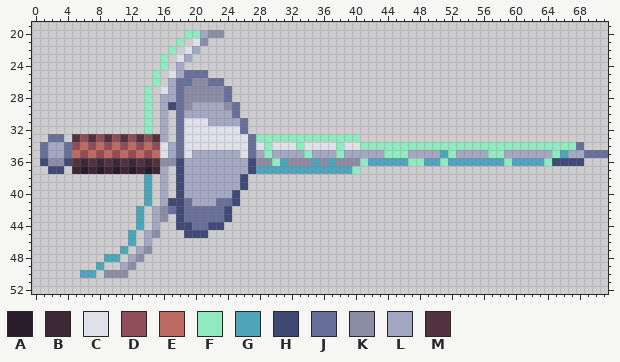
A sprite sheet gets an edit: Items/DLSE_MagicEpee.png. Above: the version before the commit.
The file is 72x72 pixels. Shown: x 0..71, y 19..52.
Palette (. is transparent): A #291d2b  B #3d2936  C #dfe0e8  D #8f4d57  E #bd6a62  F #92e8c0  G #4fa4b8  H #404973  J #686f99  K #8a8da3  L #a3a7c2  M #52333f
Pixels before (only the part around the change), first column x 10:
19 .........................
20 .........FFLKK...........
21 ........F.CK.............
22 .......F.CL..............
23 ......F.CL...............
24 ......F.L................
25 .....F.CLJJJ.............
26 .....F.LJJKKJJ...........
27 ....F.CLJKKKKKJ..........
28 ....F.LLJKKKKKJ..........
29 ....F.LHJKLLLLKJ.........
30 ....F.L.JLLLLLLJ.........
31 ....F.L.JCCCLLLLJ........
32 ....F.L.JCCCCCCCJ........
33 DMDMDML.JCCCCCCCCJFFFFFFF
34 EDEDEDCLJCCCCCCCCJCFCCCFC
35 DEDEDECLJCLLLLLLCJLFLLLLF
36 BMBMBMKKHLLLLLLLLHKKFGKKK
37 ABABABL.HLLLLLLLLHGGGGGGG
38 ....G.L.HLLLLLLLH........
39 ....G.L.HLLLLLLLH........
40 ....G.L.HLLLLLLH.........
41 ....G.LHHJLLLJJH.........
42 ...G.LKJHJJJJJH..........
43 ...G.LK.HJJJJJH..........
44 ...G.L..HHJJHH...........
45 ..G.LK...HHH.............
46 ..G.L....................
47 .G.LK....................
48 G.LK.....................
49 .LK......................
50 KK.......................
51 .........................
52 .........................
The result:
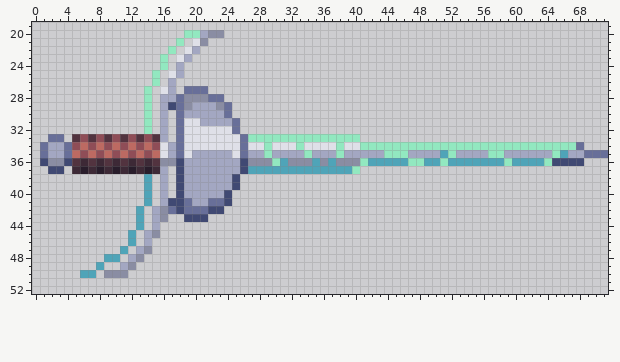
The edit:
y 25: x 19..21 JJJ -> ...
y 26: x 18..23 JJKKJJ -> ......
y 27: x 18..24 JKKKKKJ -> .JJJ...
y 28: x 22..24 KKJ -> JJ.
y 29: x 23..25 LKJ -> KJ.
y 30: x 24..25 LJ -> J.
y 31: x 21 C -> L; x 25..26 LJ -> J.
y 32: x 25..26 CJ -> J.
y 33: x 26..27 CJ -> JF
y 34: x 26..27 CJ -> JC
y 35: x 25..27 LCJ -> CJL
y 36: x 26..27 LH -> HK
y 37: x 26..27 LH -> HG
y 38..39: x 25..26 LH -> H.
y 40: x 24..25 LH -> H.
y 41: x 22 L -> J; x 24..25 JH -> H.
y 42: x 22..24 JJH -> HH.
y 43: x 18..24 HJJJJJH -> .HHH...
y 44: x 18..23 HHJJHH -> ......
y 45: x 19..21 HHH -> ...
